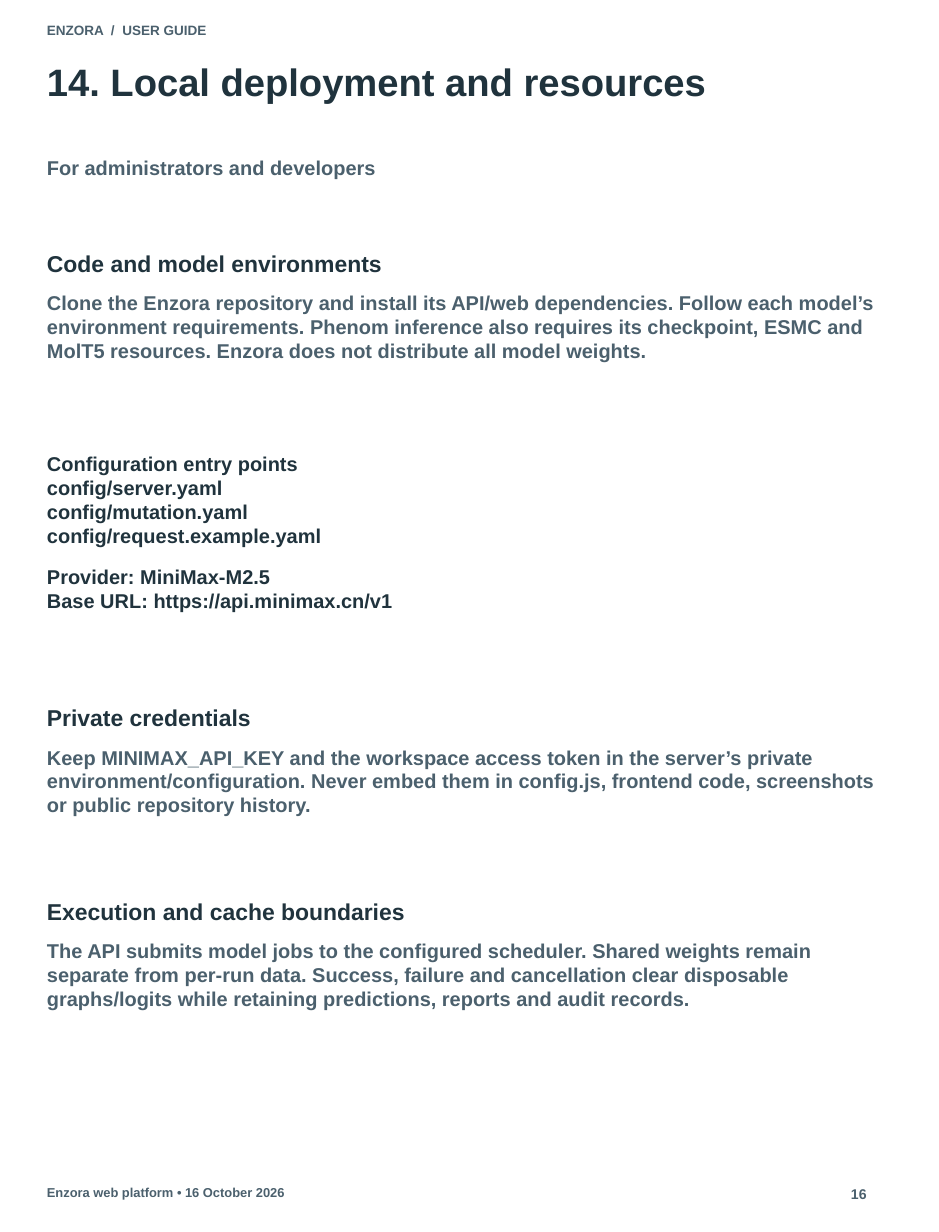
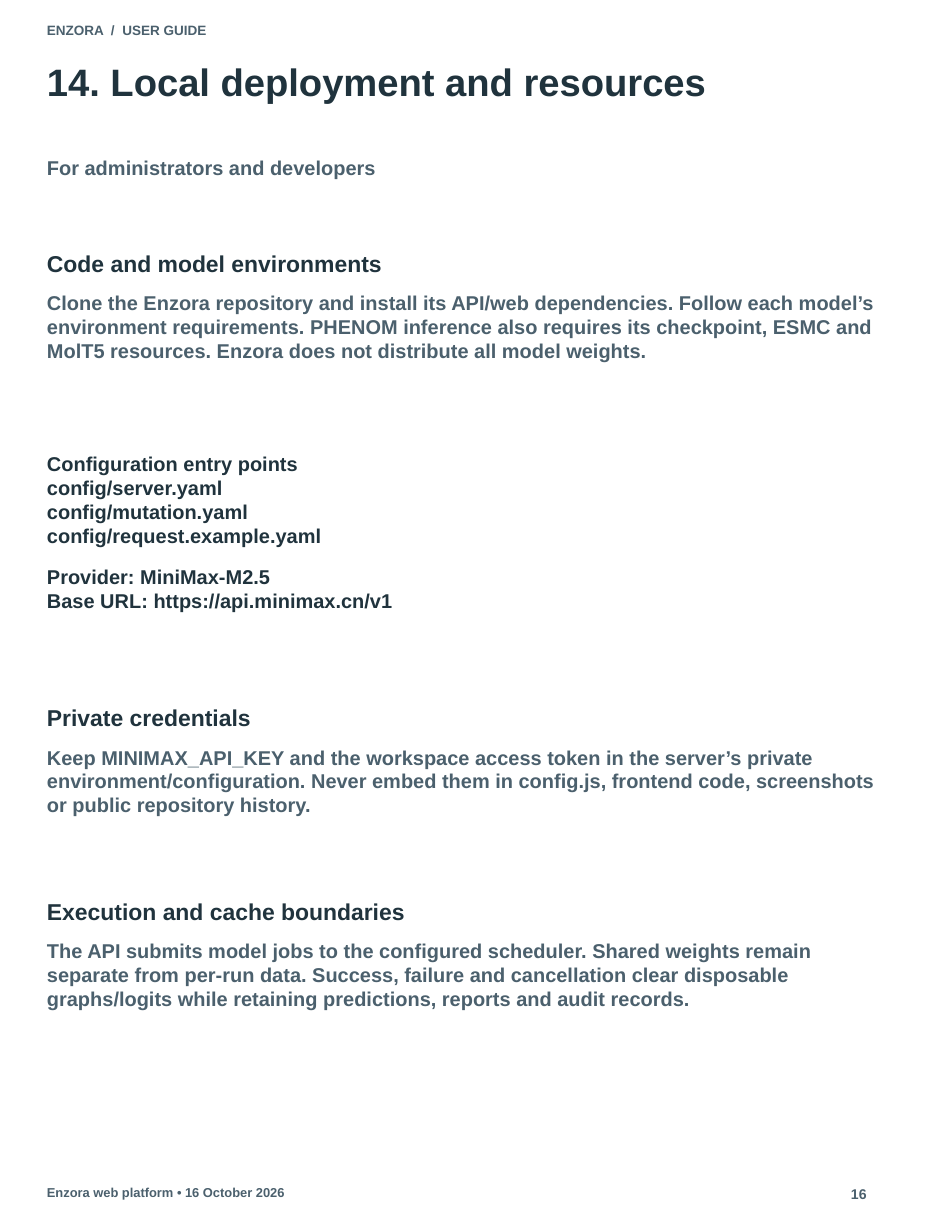
Before and after one commit to YuzhangLi2281/Enzora.github.io, a slide deck: slide 16 of docs/Enzora_User_Guide.pptx. Drawn at 939x1232 pixels with LibreOffice and Linux fonts; fonts in the diff are those of the drawing. Boxes give left, top, right and bottom in pixels: in the first picture for what was removed or moved away, otherwise in the second. Text is boxed around its words. In the diff, an @@ line names an element or a change of style, - is before the commit and + after.

```diff
--- a/docs/Enzora_User_Guide.pptx
+++ b/docs/Enzora_User_Guide.pptx
@@ text at bbox=[47, 295, 874, 362]: text changed @@
-Clone the Enzora repository and install its API/web dependencies. Follow each model’s environment requirements. Phenom inference also requires its checkpoint, ESMC and MolT5 resources. Enzora does not distribute all model weights.
+Clone the Enzora repository and install its API/web dependencies. Follow each model’s environment requirements. PHENOM inference also requires its checkpoint, ESMC and MolT5 resources. Enzora does not distribute all model weights.
```
Also in this commit, not shown: 4 other slides changed, 1 other file.
